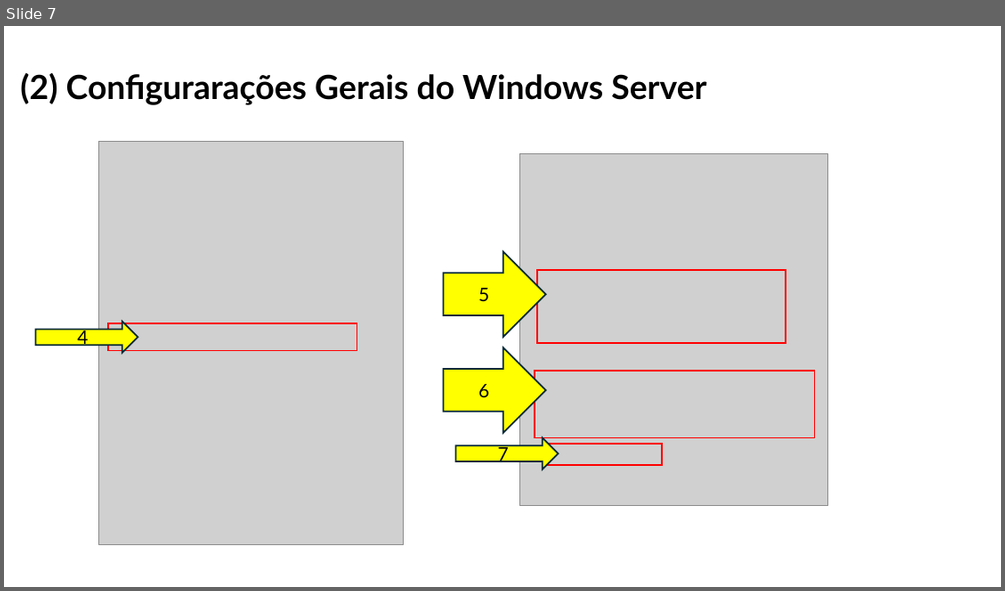
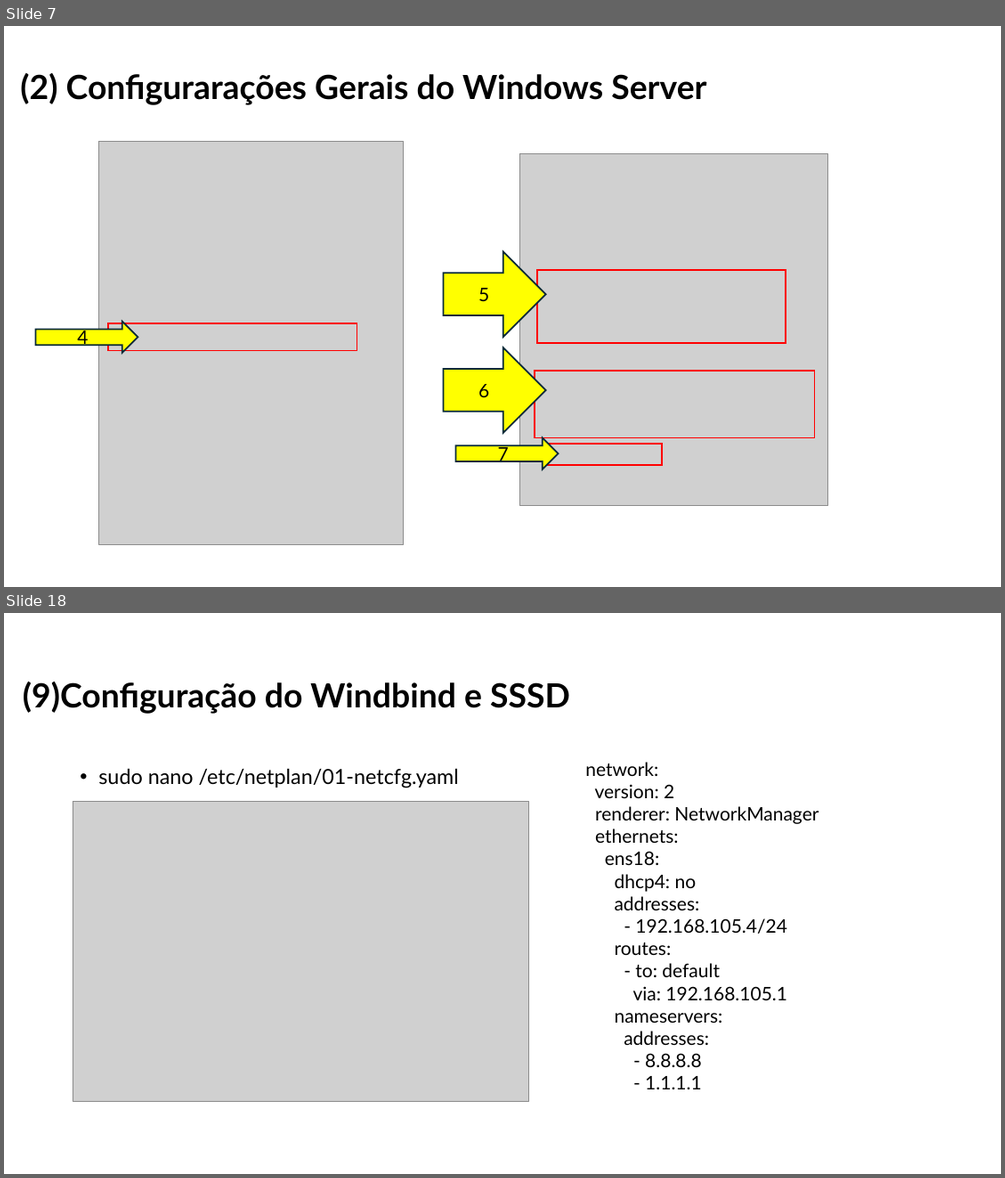
Before and after one commit to orlandonss/TrabalhoSR2, a slide deck: Relatorio_Tutoriais_Workshop/WORKSHOP WINDOWS AD DS & LINUX SERVICES.pptx. Shown one above the other, each under a label of ours: slide 7 before the commit, slides 7 and 18 after it; the slides between them are not shown. The pictures are 1005x591 and 1005x1178 pixels, drawn with LibreOffice and Linux fonts; fonts in the diff are those of the drawing; grey boxes stand for pictures. Boxes give left, top, right and bottom in pixels: in the first picture for what was removed or moved away, otherwise in the second. Text is boxed around its words. In the diff, an @@ line names an element or a change of style, - is before the commit and + after.

```diff
--- a/Relatorio_Tutoriais_Workshop/WORKSHOP WINDOWS AD DS & LINUX SERVICES.pptx
+++ b/Relatorio_Tutoriais_Workshop/WORKSHOP WINDOWS AD DS & LINUX SERVICES.pptx
@@ slide 18 added at (4,613,1001,1174), background #FFFFFF @@
@@ title added at (23,682,570,714), 32 pt, text #000000, bold @@
+(9)Configuração do Windbind e SSSD
@@ text added at (98,768,459,788), 20 pt, text #000000 @@
+• sudo nano /etc/netplan/01-netcfg.yaml
@@ text added at (585,762,818,1089), 18 pt, text #000000 @@
+network:
+version: 2
+renderer: NetworkManager
+ethernets:
+ens18:
+dhcp4: no
+addresses:
+- 192.168.105.4/24
+routes:
+- to: default
+via: 192.168.105.1
+nameservers:
+addresses:
+- 8.8.8.8
+- 1.1.1.1
@@ picture added at (73,802,529,1102) @@
```
Also in this commit, not shown: 3 slides changed, 10 other slides added, 2 slides removed, 1 other file.
